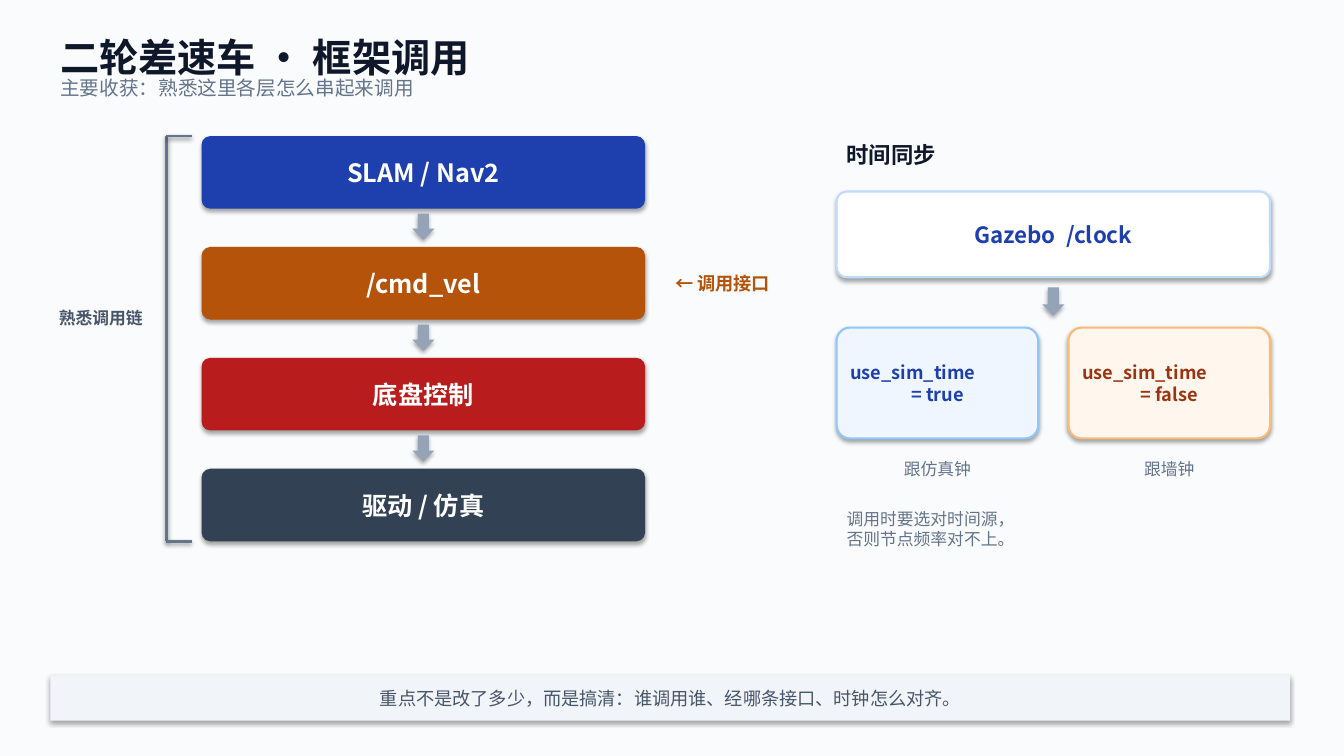
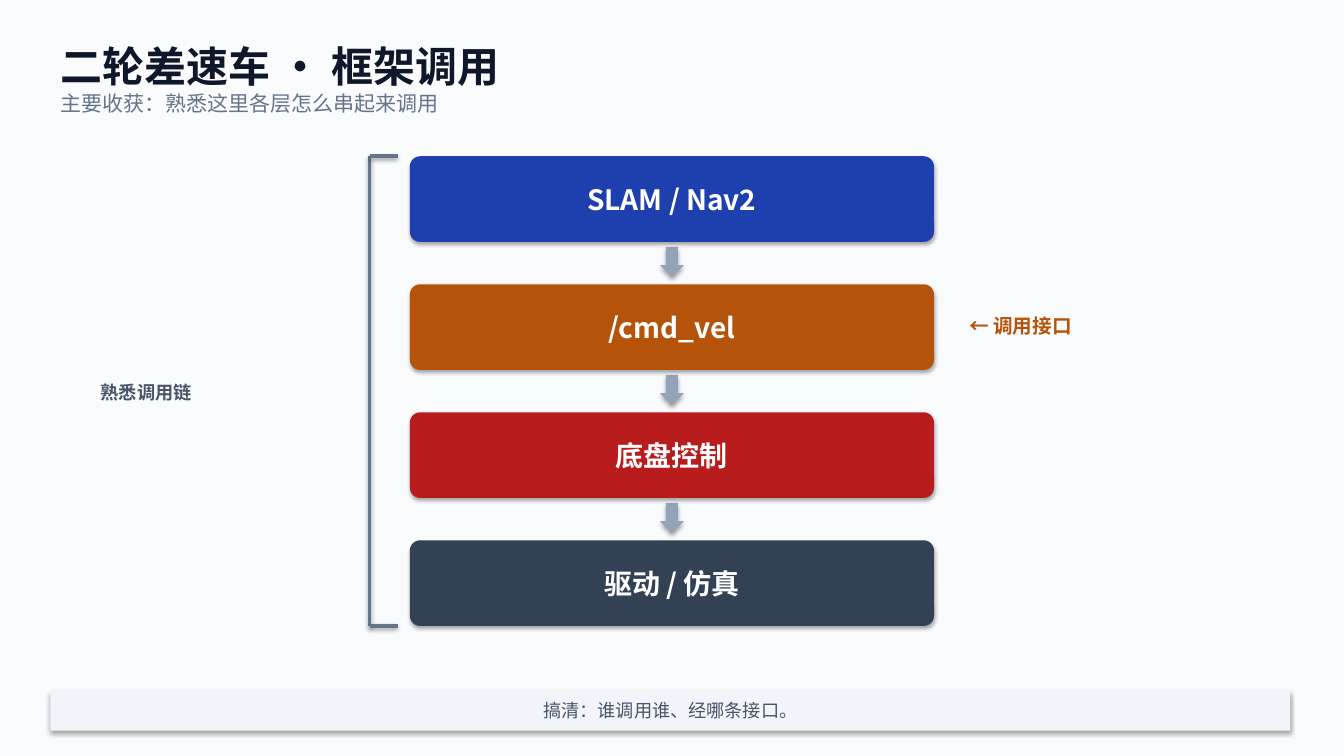
Before and after one commit to dogcat0go/two_wheel_self_balance_car, a slide deck: slide 1 of docs/framework_overview_one_page.pptx. Drawn at 1344x756 pixels with LibreOffice and Linux fonts; fonts in the diff are those of the drawing. Boxes give left, top, right and bottom in pixels: in the first picture for what was removed or moved away, otherwise in the second. Text is boxed around its words. In the diff, an @@ line names an element or a change of style, - is before the commit and + after.

```diff
--- a/docs/framework_overview_one_page.pptx
+++ b/docs/framework_overview_one_page.pptx
@@ text "二轮差速车 · 框架调用": place and size @@
-text "二轮差速车 · 框架调用" at bbox=[60, 38, 470, 83]
+text "二轮差速车 · 框架调用" at bbox=[60, 46, 499, 86]
@@ text "二轮差速车 · 框架调用" at bbox=[60, 46, 499, 86]: size 28 to 30 pt @@
@@ text "主要收获：熟悉这里各层怎么串起来调用": place and size @@
-text "主要收获：熟悉这里各层怎么串起来调用" at bbox=[60, 74, 413, 97]
+text "主要收获：熟悉这里各层怎么串起来调用" at bbox=[60, 93, 438, 113]
@@ text "主要收获：熟悉这里各层怎么串起来调用" at bbox=[60, 93, 438, 113]: size 14 to 15 pt @@
@@ text removed at bbox=[847, 144, 936, 165] @@
-时间同步
@@ line moved from (166, 136) - (192, 136) to (370, 156) - (398, 156) @@
@@ line (370, 156) - (398, 156): stroke #64748B 2 pt to #64748B 2.5 pt @@
@@ line moved from (166, 136) - (166, 541) to (370, 156) - (370, 626) @@
@@ line (370, 156) - (370, 626): stroke #64748B 2 pt to #64748B 2.5 pt @@
@@ rounded rectangle "SLAM / Nav2": place and size @@
-rounded rectangle "SLAM / Nav2" at bbox=[202, 136, 645, 209]
+rounded rectangle "SLAM / Nav2" at bbox=[410, 156, 935, 242]
@@ rounded rectangle removed at bbox=[837, 192, 1270, 277] @@
-Gazebo /clock
@@ down arrow: place and size @@
-down arrow at bbox=[412, 214, 435, 240]
+down arrow at bbox=[660, 247, 685, 277]
@@ rounded rectangle "/cmd_vel": place and size @@
-rounded rectangle "/cmd_vel" at bbox=[202, 247, 645, 320]
+rounded rectangle "/cmd_vel" at bbox=[410, 284, 935, 370]
@@ down arrow removed at bbox=[1043, 287, 1065, 316] @@
@@ rounded rectangle removed at bbox=[837, 328, 1038, 439] @@
-use_sim_time
-= true
@@ text "← 调用接口": place and size @@
-text "← 调用接口" at bbox=[697, 274, 770, 292]
+text "← 调用接口" at bbox=[993, 316, 1072, 335]
@@ text "← 调用接口" at bbox=[993, 316, 1072, 335]: size 13 to 14 pt @@
@@ rounded rectangle removed at bbox=[1069, 328, 1270, 439] @@
-use_sim_time
-= false
@@ text "熟悉调用链": place and size @@
-text "熟悉调用链" at bbox=[59, 310, 143, 326]
+text "熟悉调用链" at bbox=[101, 383, 192, 401]
@@ text "熟悉调用链" at bbox=[101, 383, 192, 401]: size 12 to 13 pt @@
@@ down arrow: place and size @@
-down arrow at bbox=[412, 325, 435, 351]
+down arrow at bbox=[660, 375, 685, 405]
@@ rounded rectangle "底盘控制": place and size @@
-rounded rectangle "底盘控制" at bbox=[202, 358, 645, 431]
+rounded rectangle "底盘控制" at bbox=[410, 412, 935, 498]
@@ text removed at bbox=[904, 461, 971, 477] @@
-跟仿真钟
@@ text removed at bbox=[1144, 461, 1194, 477] @@
-跟墙钟
@@ down arrow: place and size @@
-down arrow at bbox=[412, 436, 435, 462]
+down arrow at bbox=[660, 503, 685, 533]
@@ text removed at bbox=[847, 511, 1015, 547] @@
-调用时要选对时间源，
-否则节点频率对不上。
@@ size 18 to 20 pt in 4 elements at bbox=[410, 156, 935, 242], bbox=[410, 284, 935, 370], bbox=[410, 412, 935, 498], bbox=[410, 540, 935, 626] @@
@@ rounded rectangle "驱动 / 仿真": place and size @@
-rounded rectangle "驱动 / 仿真" at bbox=[202, 469, 645, 541]
+rounded rectangle "驱动 / 仿真" at bbox=[410, 540, 935, 626]
@@ line moved from (166, 541) - (192, 541) to (370, 626) - (398, 626) @@
@@ line (370, 626) - (398, 626): stroke #64748B 2 pt to #64748B 2.5 pt @@
@@ rectangle "搞清：谁调用谁、经哪条接口。": place and size @@
-rectangle "搞清：谁调用谁、经哪条接口。" at bbox=[50, 676, 1291, 721]
+rectangle "搞清：谁调用谁、经哪条接口。" at bbox=[50, 691, 1291, 731]
@@ text in rectangle at bbox=[543, 701, 797, 719]: text changed @@
-重点不是改了多少，而是搞清：谁调用谁、经哪条接口、时钟怎么对齐。
+搞清：谁调用谁、经哪条接口。
```
Also in this commit, not shown: 1 other file.
